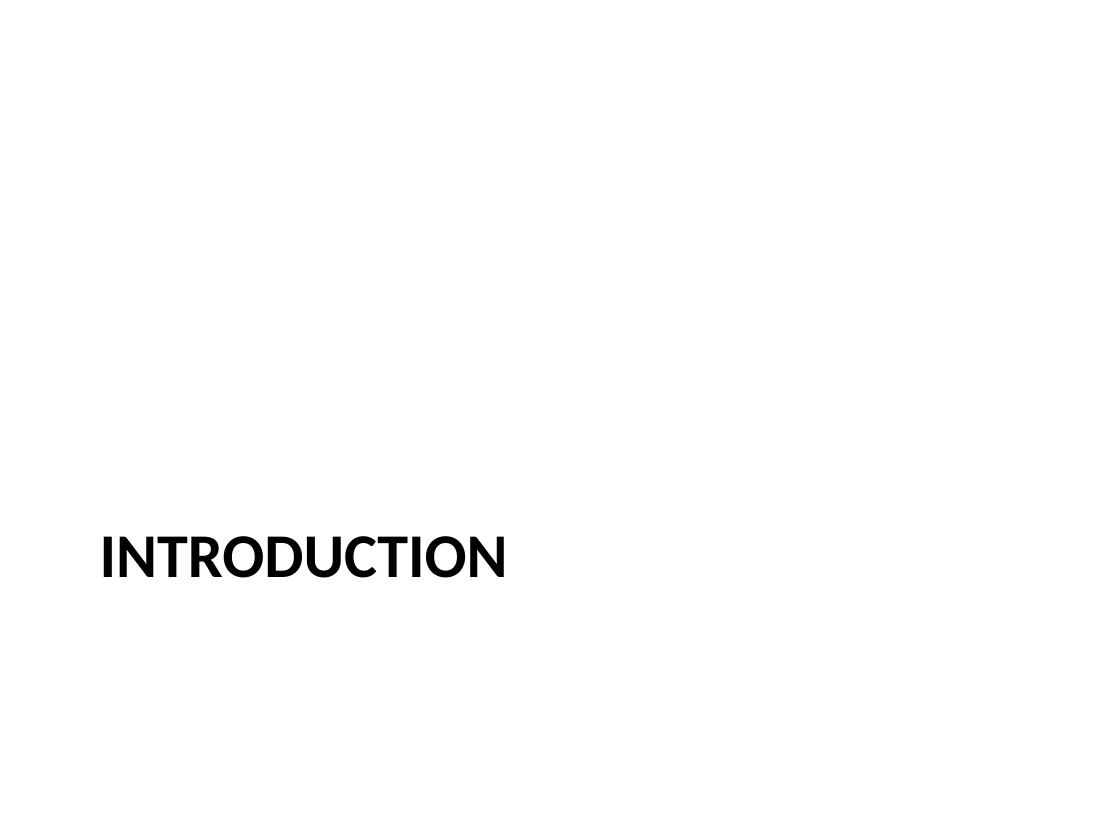
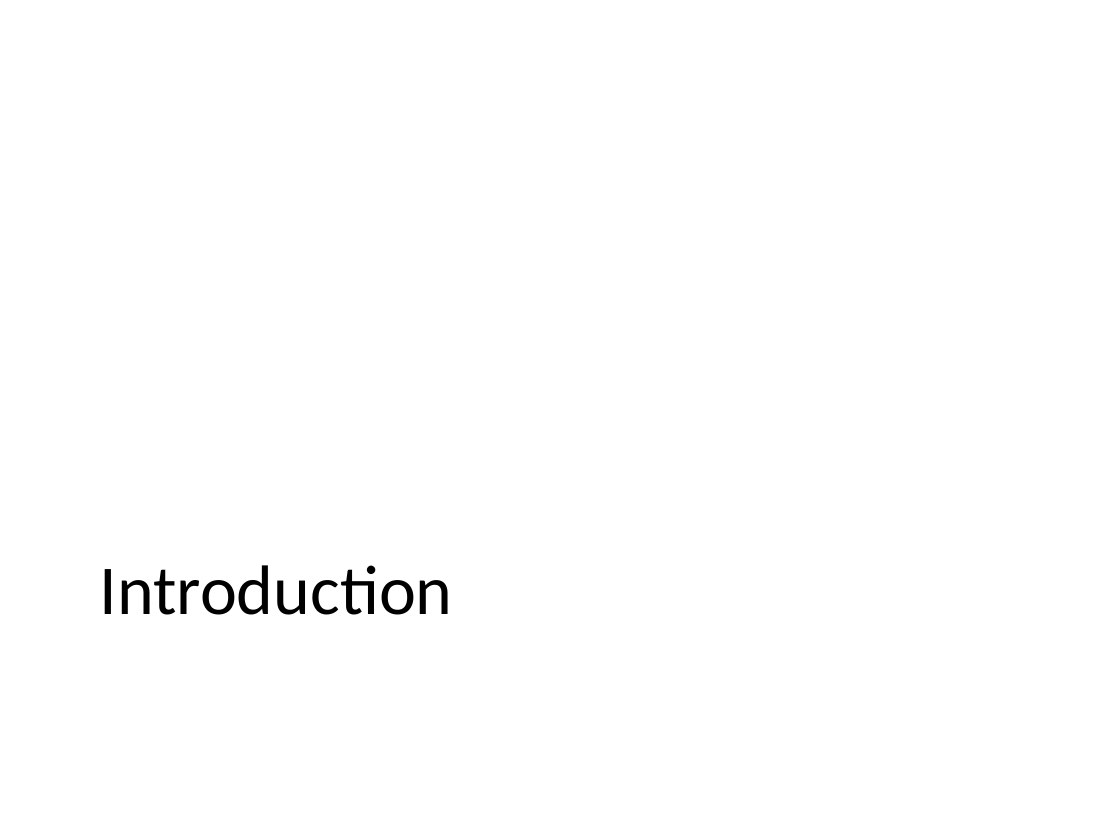
Before and after one commit to luk036/luk036.github.io, a slide deck: slide 2 of markdown/intro.pptx. Drawn at 1120x840 pixels with LibreOffice and Linux fonts; fonts in the diff are those of the drawing. Boxes give left, top, right and bottom in pixels: in the first picture for what was removed or moved away, otherwise in the second. Text is boxed around its words. In the diff, an @@ line names an element or a change of style, - is before the commit and + after.

```diff
--- a/markdown/intro.pptx
+++ b/markdown/intro.pptx
@@ title "Introduction" at (100,565,453,615): vertical alignment top to bottom @@
@@ title at (100,565,453,615): text changed; size 40 to 45 pt; bold off @@
-INTRODUCTION
+Introduction
```
Also in this commit, not shown: 27 other slides changed.
